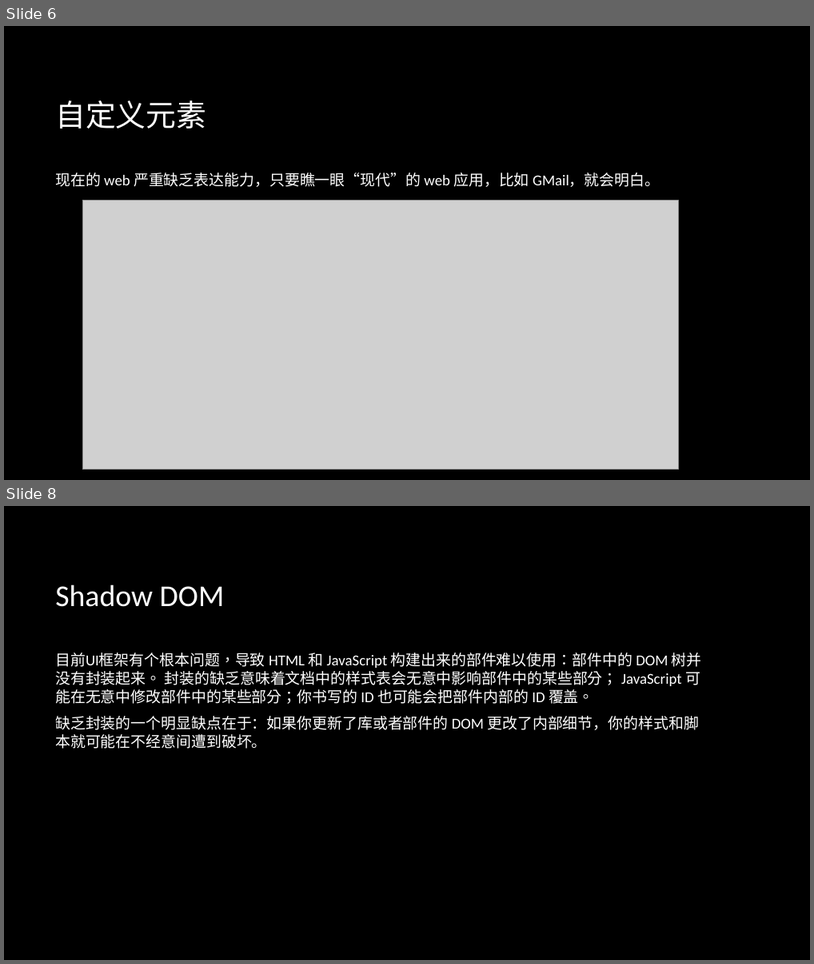
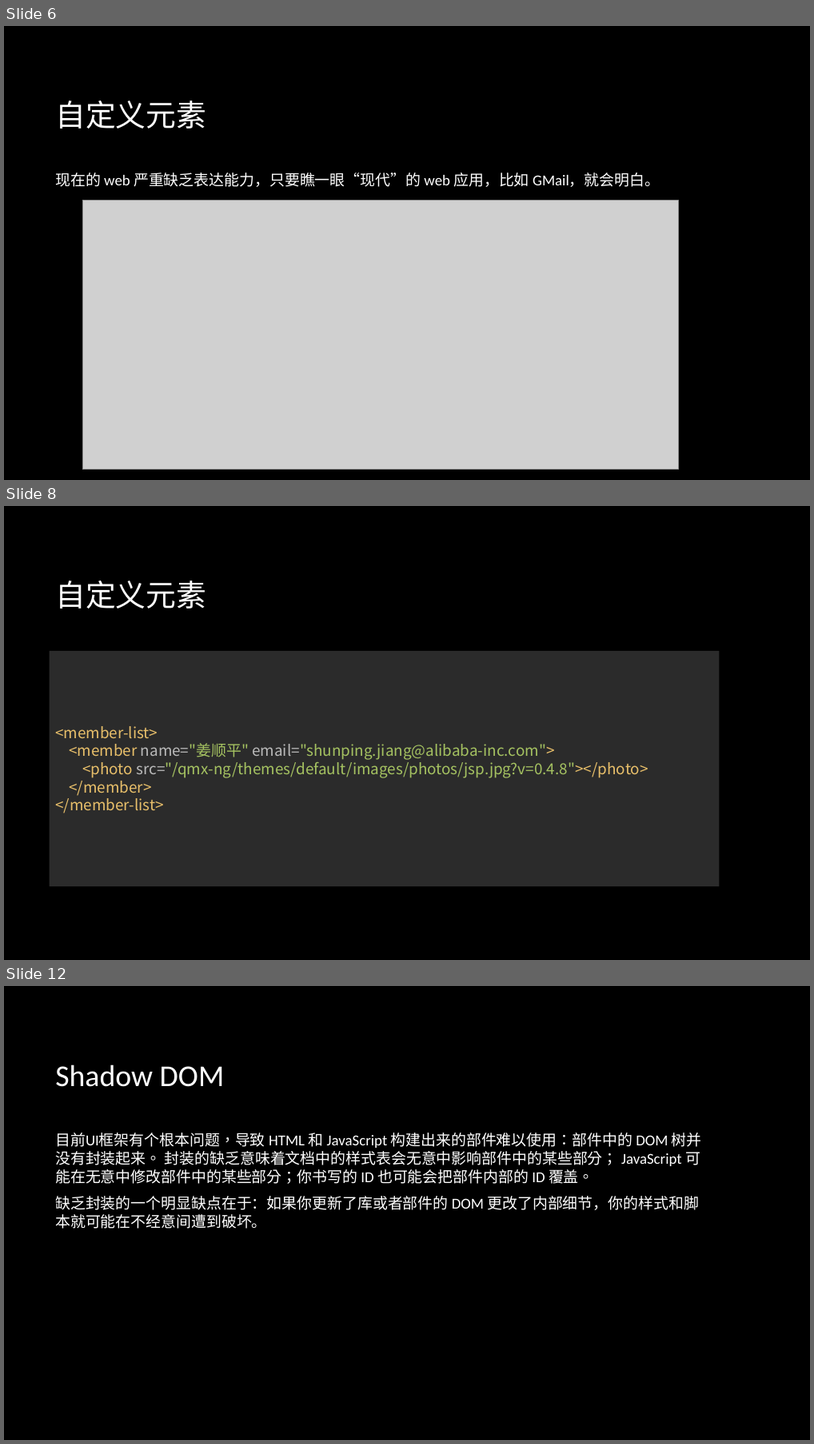
Before and after one commit to zhanglingkang/study, a slide deck: article/front-end/前端技术分享.pptx. Shown one above the other, each under a label of ours: slides 6 and 8 before the commit, slides 6, 8 and 12 after it; the slides between them are not shown. The pictures are 814x964 and 814x1444 pixels, drawn with LibreOffice and Linux fonts; fonts in the diff are those of the drawing; grey boxes stand for pictures; background and template pictures are left out. Boxes give left, top, right and bottom in pixels: in the first picture for what was removed or moved away, otherwise in the second. Text is boxed around its words. In the diff, an @@ line names an element or a change of style, - is before the commit and + after.

```diff
--- a/article/front-end/前端技术分享.pptx
+++ b/article/front-end/前端技术分享.pptx
@@ slide 8 added at box(4, 506, 810, 960), background picture (left out) @@
@@ title added at box(55, 580, 206, 608), 36 pt, text #FFFFFF @@
+自定义元素
@@ text added at box(50, 648, 720, 889), fill #2B2B2B, 18 pt, text #A5C261 @@
+<member-list>
+<member name="姜顺平" email="shunping.jiang@alibaba-inc.com">
+<photo src="/qmx-ng/themes/default/images/photos/jsp.jpg?v=0.4.8"></photo>
+</member>
+</member-list>
@@ what was slide 8 is now slide 12 @@
```
Also in this commit, not shown: 3 slides changed, 6 other slides added, 1 other file.
